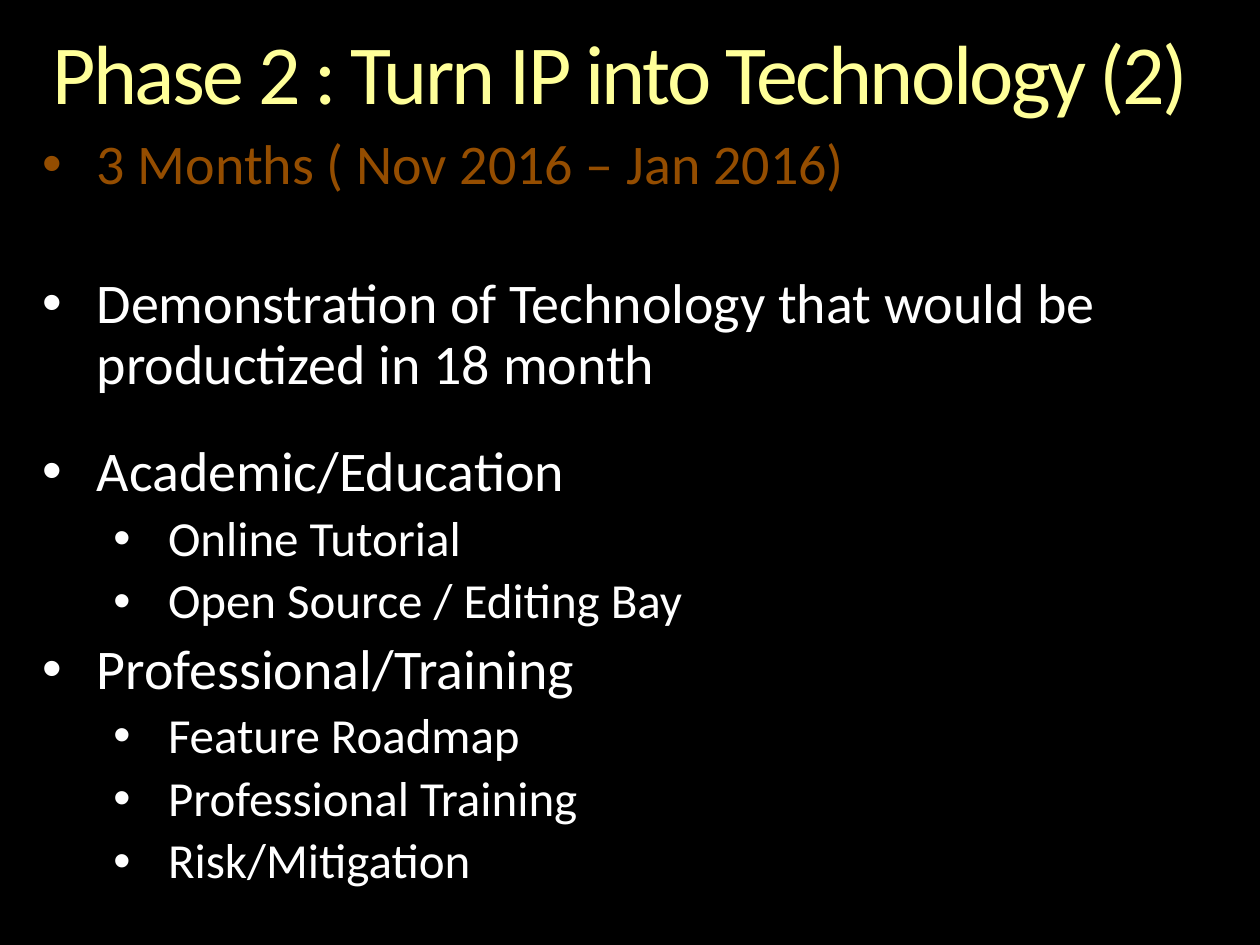
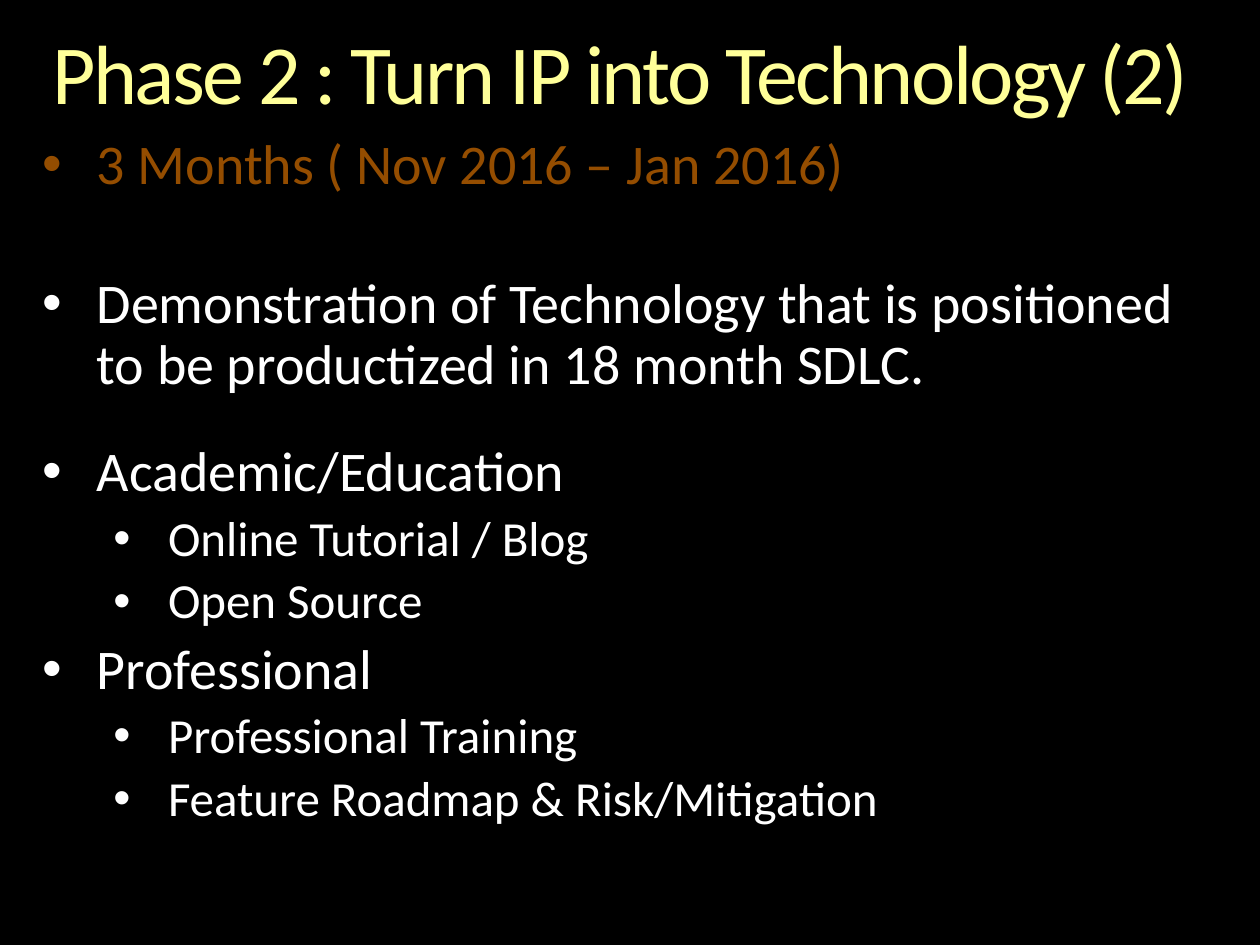
Before and after one commit to andrewferlitsch/epipog-nosql, a slide deck: slide 7 of sprints/Methodology.pptx. Drawn at 1260x945 pixels with LibreOffice and Linux fonts; fonts in the diff are those of the drawing; background and template pictures are left out. Boxes give left, top, right and bottom in pixels: in the first picture for what was removed or moved away, otherwise in the second. Text is boxed around its words. In the diff, an @@ line names an element or a change of style, - is before the commit and + after.

```diff
--- a/sprints/Methodology.pptx
+++ b/sprints/Methodology.pptx
@@ text at <box>97,284,1172,393</box>: text changed @@
-• Demonstration of Technology that would be productized in 18 month
+• Demonstration of Technology that is positioned to be productized in 18 month SDLC.
@@ text at <box>97,522,589,690</box>: text changed @@
-  • Online Tutorial
-  • Open Source / Editing Bay
-• Professional/Training
-  • Feature Roadmap
+  • Online Tutorial / Blog
+  • Open Source
+• Professional
@@ text at <box>168,782,877,825</box>: text changed @@
-  • Risk/Mitigation
+  • Feature Roadmap & Risk/Mitigation
```
Also in this commit, not shown: 6 other slides changed, 1 other file.
